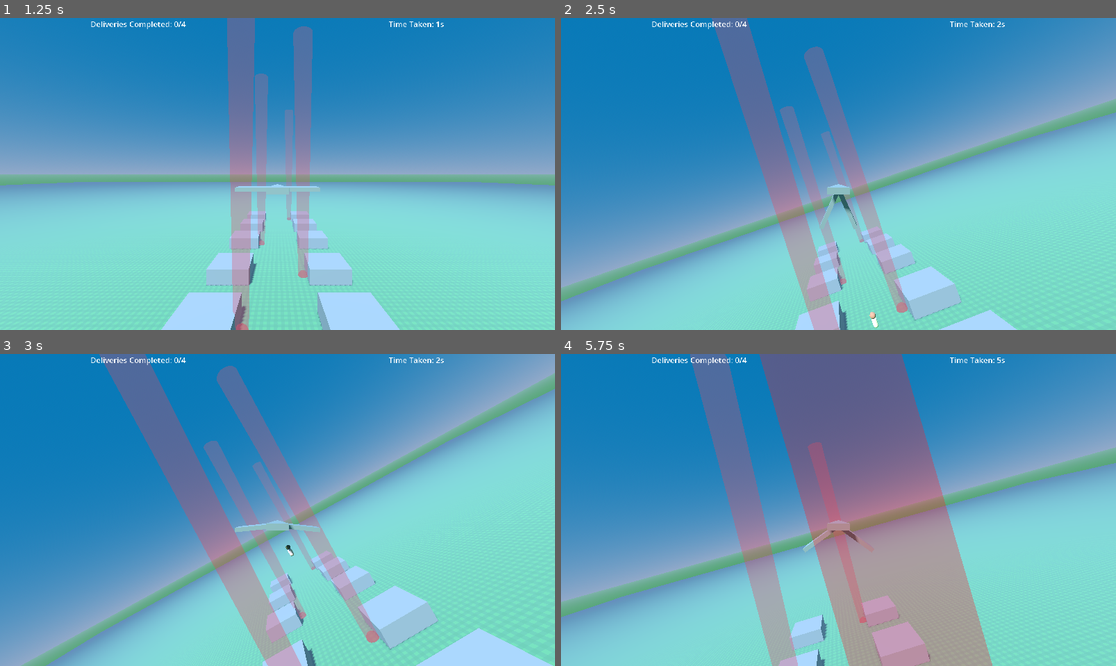
Above: before the commit, frames 1-4 (two rows, left to right).
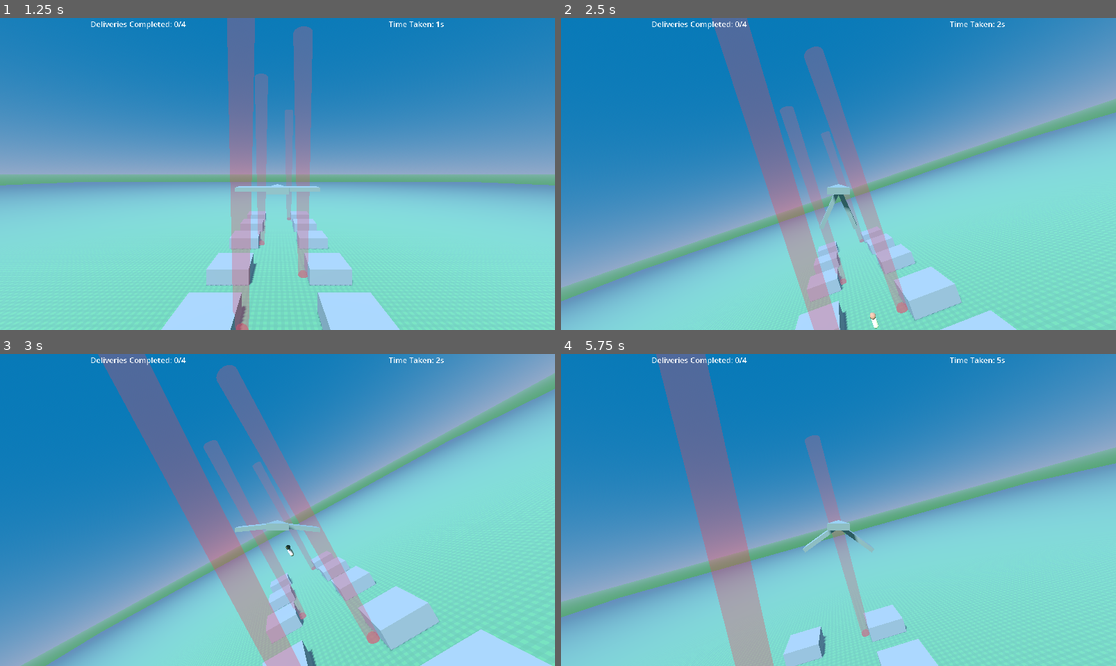
Above: after the commit, the same moments.

Repository: pizzasgood/StorkExpress_LD53
Game: Godot game, scene res://TitleScreen.tscn
Same seed, same stepped clock (60 frames per second), same inputs: the game is played once before the commit and once after it.
Inputs (mouse positions are in pixels of both pictures, inside the frame that each line leads up to):
- Up to frame 1 (1.25 s): click "Start" at 0.5 s
- Up to frame 2 (2.5 s): move the mouse to (866, 174) at 1.27 s; right-click (866, 174) at 1.35 s; tap Space (flap) at 1.52, 1.82, 2.27 s; move the mouse to (810, 174) at 2.02 s; right-click (810, 174) at 2.1 s
- Up to frame 3 (3 s): tap Space (flap) at 2.57 s; move the mouse to (288, 503) at 2.77 s; right-click (288, 503) at 2.85 s
- Up to frame 4 (5.75 s): move the mouse to (832, 516) at 3.52 s; right-click (832, 516) at 3.6 s; tap Space (flap) at 3.77, 4.07, 4.52, 4.82, 5.27, 5.57 s; move the mouse to (877, 513) at 4.27 s; right-click (877, 513) at 4.35 s; move the mouse to (794, 506) at 5.02 s; right-click (794, 506) at 5.1 s

Frame 1 is identical in both runs. In frame 2, 0.2% of the frame differs, in the area x 2-87%, y 0-100%; in frame 3, 0.8%; in frame 4, 37%, in the area x 0-100%, y 0-100%.

Commit message:
Reduce forward drag

Diff:
--- a/entities/Player.gd
+++ b/entities/Player.gd
@@ -6,7 +6,7 @@
 var pitch_sensitivity := 0.002
 var steering_pos : int = 0
 var pitch_pos : int = 0
-var cross_sections := Vector3(2.0, 50.0, 0.1)
+var cross_sections := Vector3(2.0, 50.0, 0.01)
 var baby_scene := preload("res://entities/Baby.tscn")
 
 
